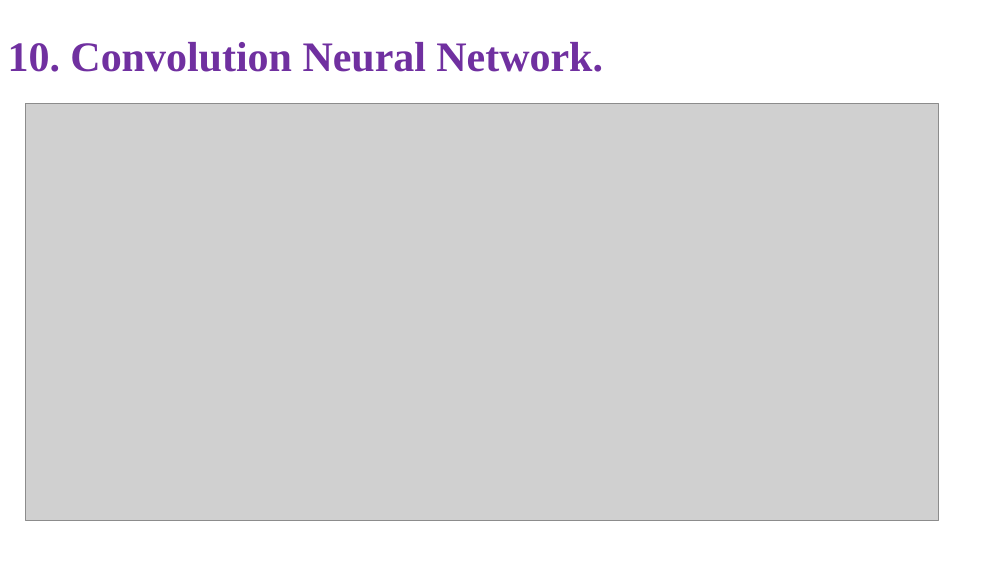
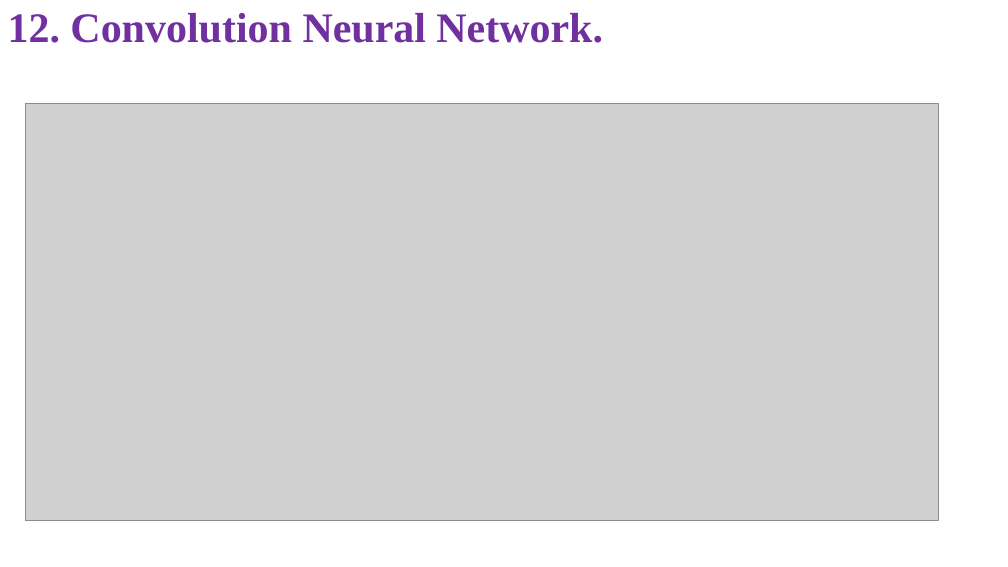
Before and after one commit to NghiLamPhuc/MachineLearning_2020_2021_HK1, a slide deck: slide 56 of FinalProject/Final.pptx. Drawn at 1008x567 pixels with LibreOffice and Linux fonts; fonts in the diff are those of the drawing; grey boxes stand for pictures. Boxes give left, top, right and bottom in pixels: in the first picture for what was removed or moved away, otherwise in the second. Text is boxed around its words. In the diff, an @@ line names an element or a change of style, - is before the commit and + after.

```diff
--- a/FinalProject/Final.pptx
+++ b/FinalProject/Final.pptx
@@ title at [8, 13, 603, 43]: text changed @@
-10. Convolution Neural Network.
+12. Convolution Neural Network.
```
Also in this commit, not shown: 18 other slides changed, 50 other files.
